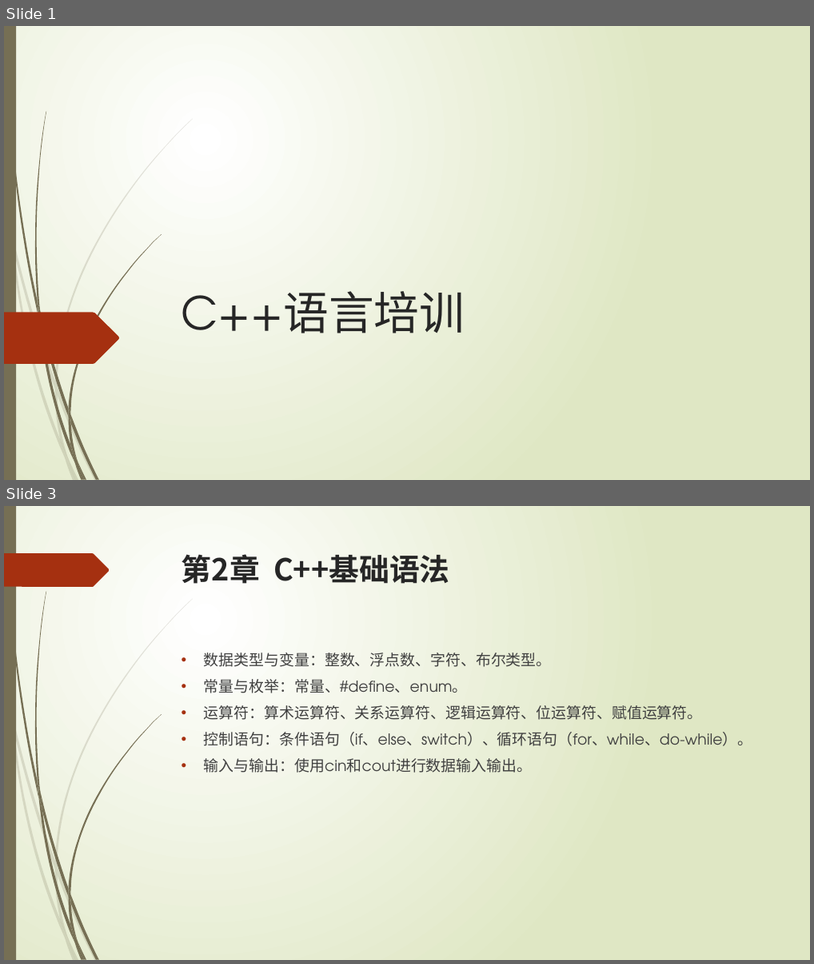
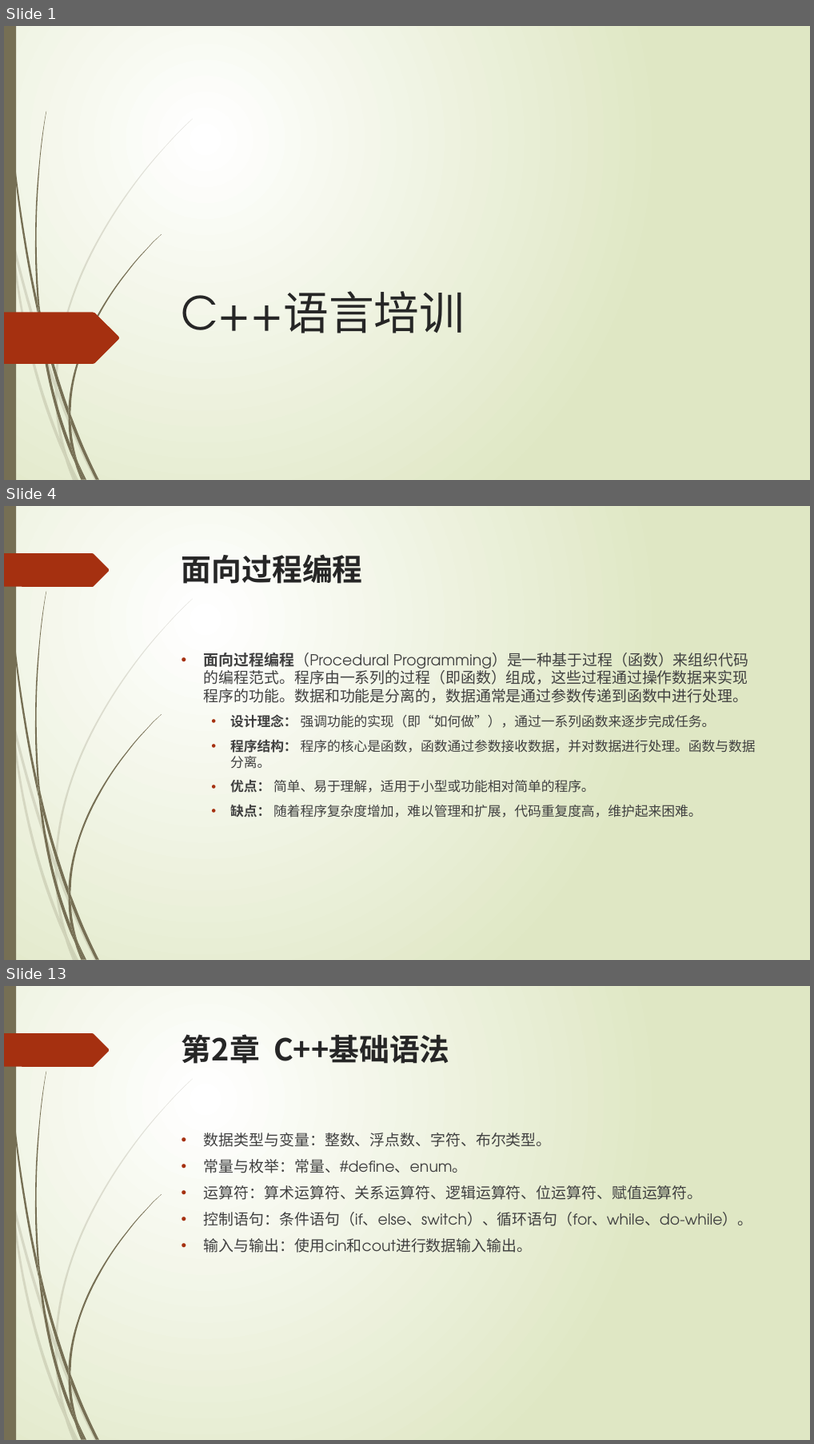
Before and after one commit to liuty2006/learn, a slide deck: learn_cpp/docs/C++语言培训.pptx. Shown one above the other, each under a label of ours: slides 1 and 3 before the commit, slides 1, 4 and 13 after it; the slides between them are not shown. The pictures are 814x964 and 814x1444 pixels, drawn with LibreOffice and Linux fonts; fonts in the diff are those of the drawing. Boxes give left, top, right and bottom in pixels: in the first picture for what was removed or moved away, otherwise in the second. Text is boxed around its words. In the diff, an @@ line names an element or a change of style, - is before the commit and + after.

```diff
--- a/learn_cpp/docs/C++语言培训.pptx
+++ b/learn_cpp/docs/C++语言培训.pptx
@@ slide 4 added at bbox=[4, 506, 810, 960], background gradient #FFFFFF to #DFE8C4; not listed: 24 template elements that a slide beside it also shows @@
@@ title added at bbox=[182, 554, 363, 584], 36 pt, text #262626, bold @@
+面向过程编程
@@ text added at bbox=[204, 652, 756, 817], 16 pt, text #404040 @@
+• 面向过程编程（Procedural Programming）是一种基于过程（函数）来组织代码的编程范式。程序由一系列的过程（即函数）组成，这些过程通过操作数据来实现程序的功能。数据和功能是分离的，数据通常是通过参数传递到函数中进行处理。
+  • 设计理念： 强调功能的实现（即“如何做”），通过一系列函数来逐步完成任务。
+  • 程序结构： 程序的核心是函数，函数通过参数接收数据，并对数据进行处理。函数与数据分离。
+  • 优点： 简单、易于理解，适用于小型或功能相对简单的程序。
+  • 缺点： 随着程序复杂度增加，难以管理和扩展，代码重复度高，维护起来困难。
@@ what was slide 3 is now slide 13 @@
```
Also in this commit, not shown: 1 slide changed, 9 other slides added, 1 other file.
